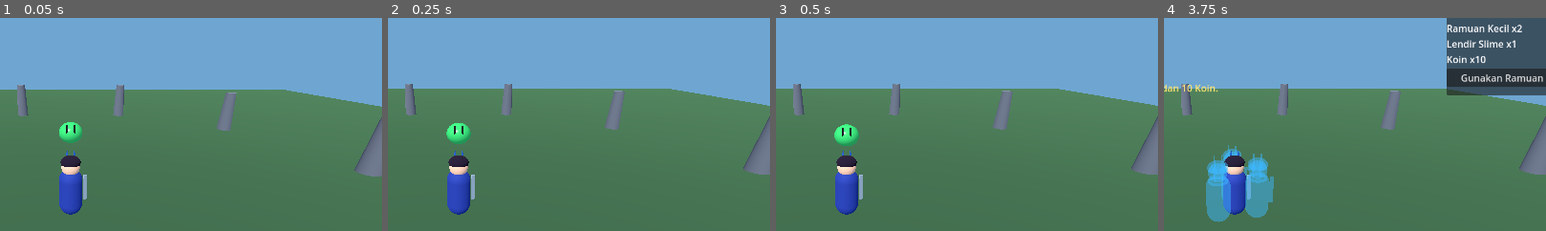
Above: before the commit, frames 1-4 (left to right).
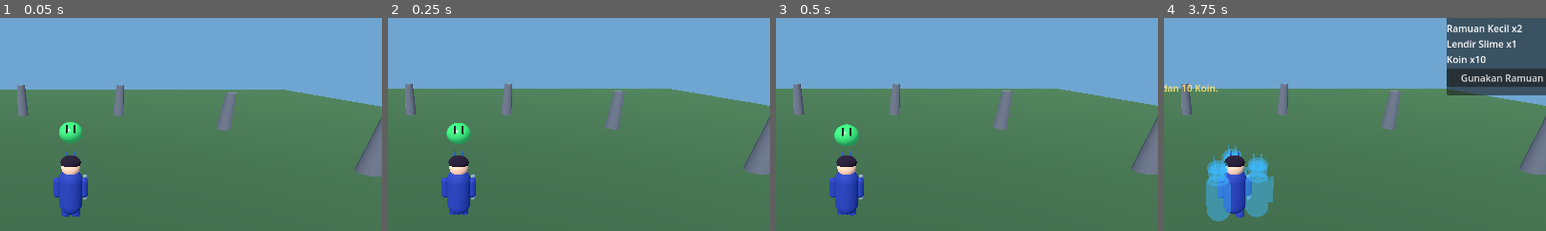
Above: after the commit, the same moments.

Repository: anjingsayang80-ui/Dunia-di-Balik-Mimpi
Game: Godot game, scene res://scenes/main.tscn
The game is run twice, just before and just after one commit, with the same random seed, the same clock (stepped at 60 frames per second) and the same inputs.
Inputs (mouse positions are % of the whole screen's width and height, from its top left):
- Up to frame 1 (0.05 s): no input
- Up to frame 2 (0.25 s): no input
- Up to frame 3 (0.5 s): no input
- Up to frame 4 (3.75 s): click "TAS" at 0.5 s; click "Gunakan Ramuan (+30 HP)" at 1.25 s; click "SERANG" at 2 s; click "KAGE BUNSHIN" at 2.75 s; tap Enter at 3.5 s; move the mouse to (72, 45) at 3.52 s; hold Right (ui_right) from 3.53 s (still down); click (72, 45) at 3.67 s
The pictures show only the part of the screen within x 41-91%, y 13-63%; the shares and areas given below are measured in that part.

The runs differ from the first frame. In frame 1, 0.3% of the frame differs, in the area x 14-23%, y 74-94%; in frame 2, 0.3%; in frame 3, 0.3%; in frame 4, 0.4%, in the area x 11-28%, y 71-96%.

Commit message:
Add procedural walking animation to hero

Diff:
--- a/android-game/scripts/player.gd
+++ b/android-game/scripts/player.gd
@@ -7,13 +7,20 @@
 var sword: MeshInstance3D
 var slime_reward_claimed := false
 var attack_tween: Tween
+var walk_phase := 0.0
+var body_visual: MeshInstance3D
+var left_arm: Node3D
+var right_arm: Node3D
+var left_leg: Node3D
+var right_leg: Node3D
 
 func _ready() -> void:
     var outfit := StandardMaterial3D.new()
     outfit.albedo_color = Color(0.12, 0.22, 0.62)
     outfit.roughness = 0.82
 
-    var body := MeshInstance3D.new()
+    body_visual = MeshInstance3D.new()
+    var body := body_visual
     var capsule_mesh := CapsuleMesh.new()
     capsule_mesh.radius = 0.42
     capsule_mesh.height = 1.75
@@ -89,6 +96,13 @@
         iris.scale = Vector3(1.0, 1.0, 0.5)
         add_child(iris)
 
+    # Lengan dan kaki sederhana dengan pivot agar gerakan berjalan terlihat hidup.
+    var limb_material := outfit
+    left_arm = _make_limb(Vector3(-0.48, 1.35, 0.0), limb_material, 0.14, 0.78)
+    right_arm = _make_limb(Vector3(0.48, 1.35, 0.0), limb_material, 0.14, 0.78)
+    left_leg = _make_limb(Vector3(-0.19, 0.52, 0.0), limb_material, 0.17, 0.78)
+    right_leg = _make_limb(Vector3(0.19, 0.52, 0.0), limb_material, 0.17, 0.78)
+
     sword = MeshInstance3D.new()
     var blade := BoxMesh.new()
     blade.size = Vector3(0.12, 0.95, 0.16)
@@ -107,6 +121,20 @@
     collision.shape = shape
     collision.position.y = 0.9
     add_child(collision)
+
+func _make_limb(pivot_position: Vector3, material: Material, radius: float, height: float) -> Node3D:
+    var pivot := Node3D.new()
+    pivot.position = pivot_position
+    var limb := MeshInstance3D.new()
+    var capsule := CapsuleMesh.new()
+    capsule.radius = radius
+    capsule.height = height
+    limb.mesh = capsule
+    limb.material_override = material
+    limb.position.y = -height * 0.36
+    pivot.add_child(limb)
+    add_child(pivot)
+    return pivot
 
 func _physics_process(delta: float) -> void:
     cooldown = maxf(0.0, cooldown - delta)
@@ -132,6 +160,13 @@
     velocity.z = direction.z * speed
     if direction.length() > 0.1:
         rotation.y = atan2(-direction.x, -direction.z)
+    walk_phase += delta * (9.0 if direction.length() > 0.1 else 2.0)
+    var stride := sin(walk_phase) * (0.62 if direction.length() > 0.1 else 0.035)
+    left_leg.rotation.x = stride
+    right_leg.rotation.x = -stride
+    left_arm.rotation.x = -stride * 0.72
+    right_arm.rotation.x = stride * 0.72
+    body_visual.position.y = 0.9 + absf(stride) * 0.045
     velocity.y -= 20.0 * delta
     move_and_slide()
 
